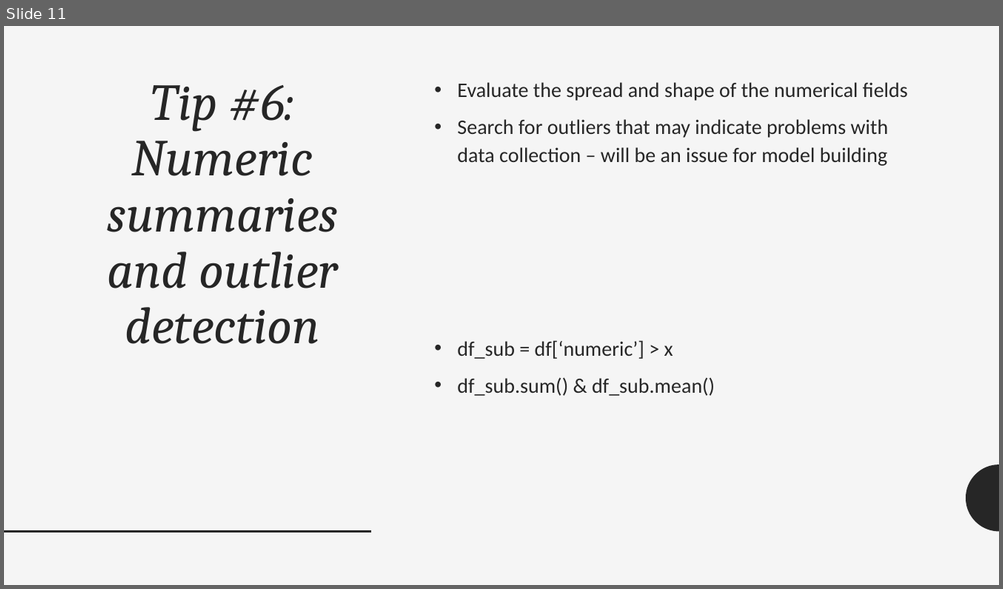
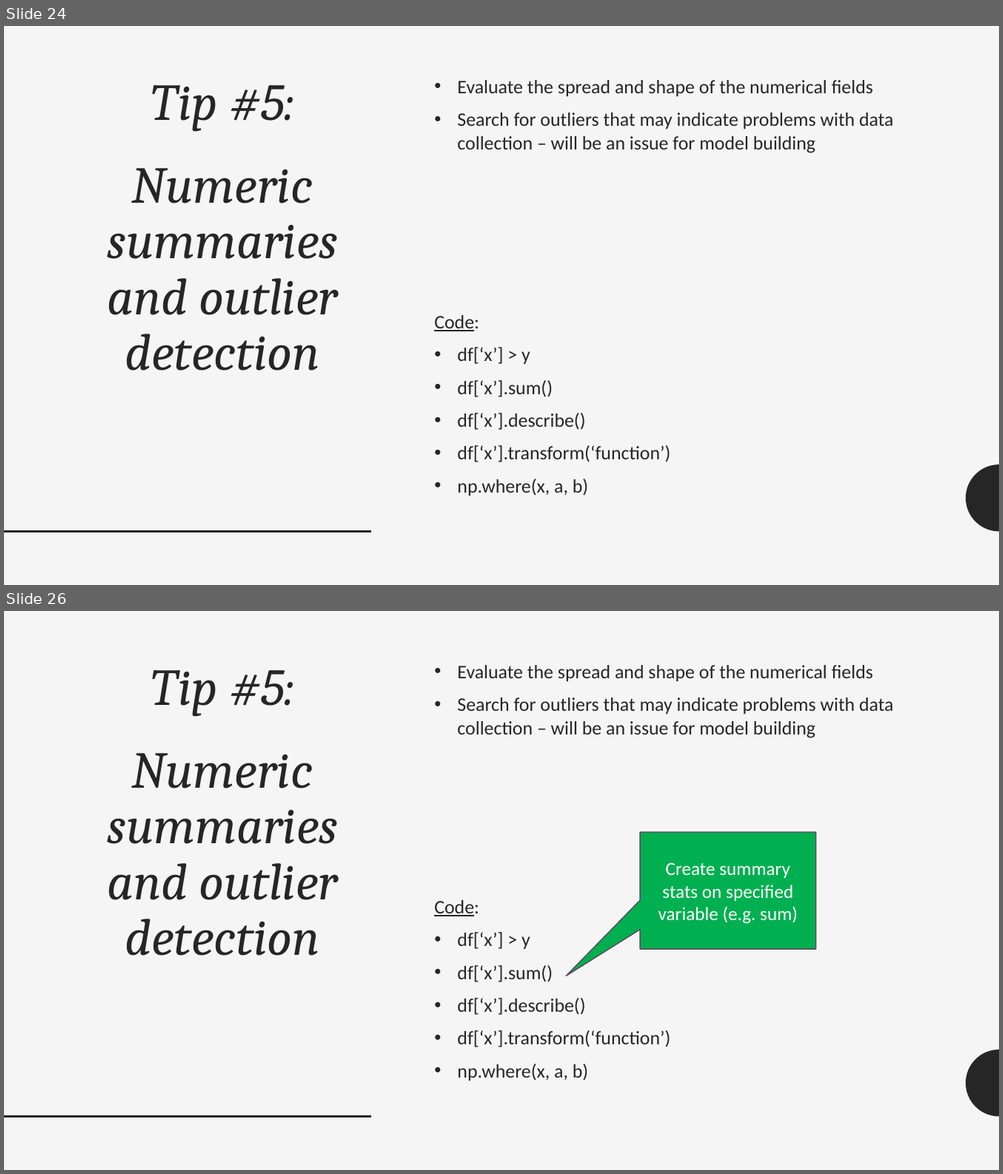
Before and after one commit to JamesWWilson/UCLA-DataFest-Python-Data-Wrangling, a slide deck: IntroPython_TipsForSuccess.pptx. Shown one above the other, each under a label of ours: slide 11 before the commit, slides 24 and 26 after it; the slides between them are not shown. The pictures are 1003x589 and 1003x1174 pixels, drawn with LibreOffice and Linux fonts; fonts in the diff are those of the drawing. Boxes give left, top, right and bottom in pixels: in the first picture for what was removed or moved away, otherwise in the second. Text is boxed around its words. In the diff, an @@ line names an element or a change of style, - is before the commit and + after.

```diff
--- a/IntroPython_TipsForSuccess.pptx
+++ b/IntroPython_TipsForSuccess.pptx
@@ slide 26 added at (x1=4, y1=611, x2=999, y2=1170), background #F5F5F5; not listed: 2 template elements that a slide beside it also shows @@
@@ title added at (x1=107, y1=670, x2=338, y2=956), 50 pt, text #262626, italic @@
+Tip #5:
+Numeric summaries and outlier detection
@@ text added at (x1=457, y1=665, x2=893, y2=738), 18.5 pt, text #262626 @@
+• Evaluate the spread and shape of the numerical fields
+• Search for outliers that may indicate problems with data collection – will be an issue for model building
@@ speech box added at (x1=640, y1=832, x2=816, y2=950), fill #00B050, outline #614360 1 pt, 18 pt, text #FFFFFF @@
+Create summary stats on specified variable (e.g. sum)
@@ text added at (x1=434, y1=900, x2=670, y2=1081), 18.5 pt, text #262626 @@
+Code:
+• df[‘x’] > y
+• df[‘x’].sum()
+• df[‘x’].describe()
+• df[‘x’].transform(‘function’)
+• np.where(x, a, b)
@@ what was slide 11 is now slide 24 @@
@@ slide 24 changed as well @@
@@ text "Evaluate the spread and shape ..." at (x1=457, y1=80, x2=893, y2=153): size 20 to 18.5 pt; line spacing 1.12 to 1.02 @@
@@ title at (x1=107, y1=85, x2=338, y2=371): text changed @@
-Tip #6:
-Numeric summaries and outlier detection
+Tip #5:
+Numeric summaries and outlier detection
@@ text at (x1=434, y1=315, x2=670, y2=496): text changed; size 20 to 18.5 pt @@
-• df_sub = df[‘numeric’] > x
-• df_sub.sum() & df_sub.mean()
+Code:
+• df[‘x’] > y
+• df[‘x’].sum()
+• df[‘x’].describe()
+• df[‘x’].transform(‘function’)
+• np.where(x, a, b)
```
Also in this commit, not shown: 8 other slides changed, 30 other slides added, 1 slide removed, 3 other files.
